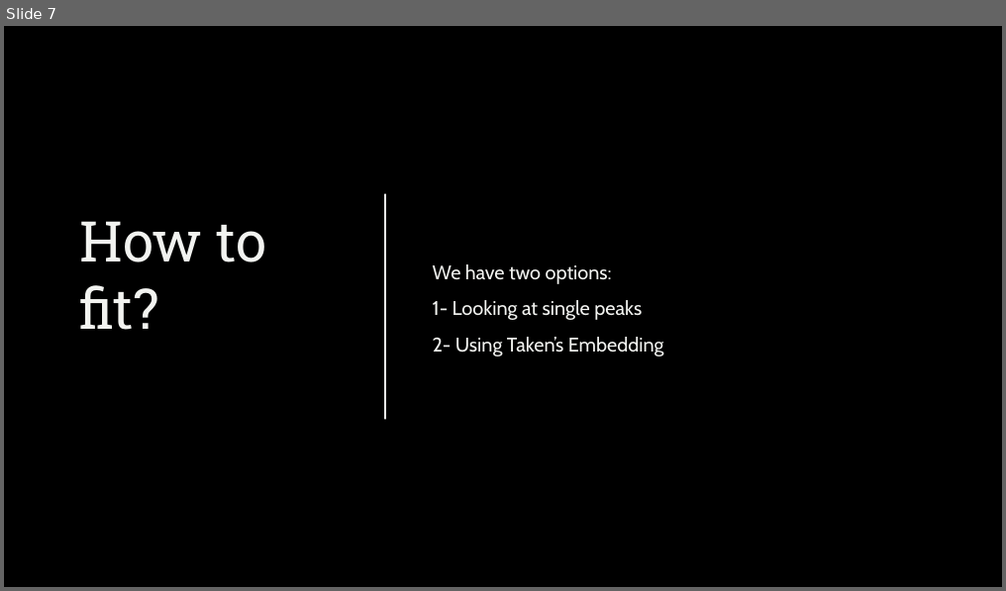
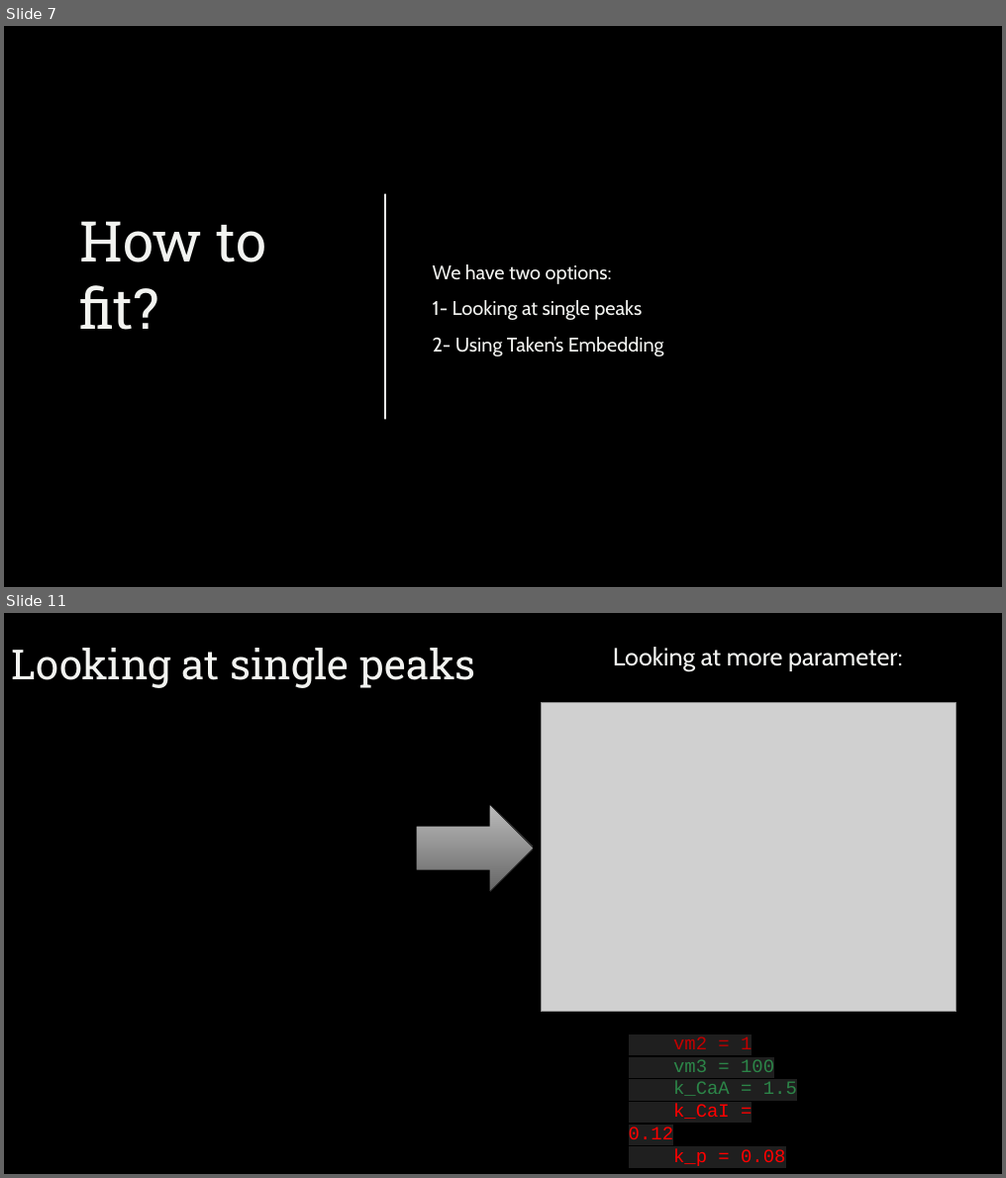
Before and after one commit to ekremdemirboga/modelling-calcium-oscillations-in-astrocytes, a slide deck: final/final.pptx. Shown one above the other, each under a label of ours: slide 7 before the commit, slides 7 and 11 after it; the slides between them are not shown. The pictures are 1006x591 and 1006x1178 pixels, drawn with LibreOffice and Linux fonts; fonts in the diff are those of the drawing; grey boxes stand for pictures; background and template pictures are left out. Boxes give left, top, right and bottom in pixels: in the first picture for what was removed or moved away, otherwise in the second. Text is boxed around its words. In the diff, an @@ line names an element or a change of style, - is before the commit and + after.

```diff
--- a/final/final.pptx
+++ b/final/final.pptx
@@ slide 11 added at box(4, 613, 1002, 1174), background picture (left out) @@
@@ title added at box(12, 648, 476, 688), 40 pt, text #F2F3F0 @@
+Looking at single peaks
@@ text added at box(613, 647, 903, 671), 24 pt, text #F2F3F0 @@
+Looking at more parameter:
@@ picture added at box(541, 703, 956, 1011) @@
@@ right arrow added at box(417, 804, 534, 892), fill gradient #BCBCBC to #656565, outline #000000 0.75 pt @@
@@ text added at box(629, 1037, 797, 1166), 18 pt, text #FF0000 @@
+vm2 = 1
+vm3 = 100
+k_CaA = 1.5
+k_CaI = 0.12
+k_p = 0.08
```
Also in this commit, not shown: 2 slides changed, 16 other slides added, 5 slides removed, 3 other files.
